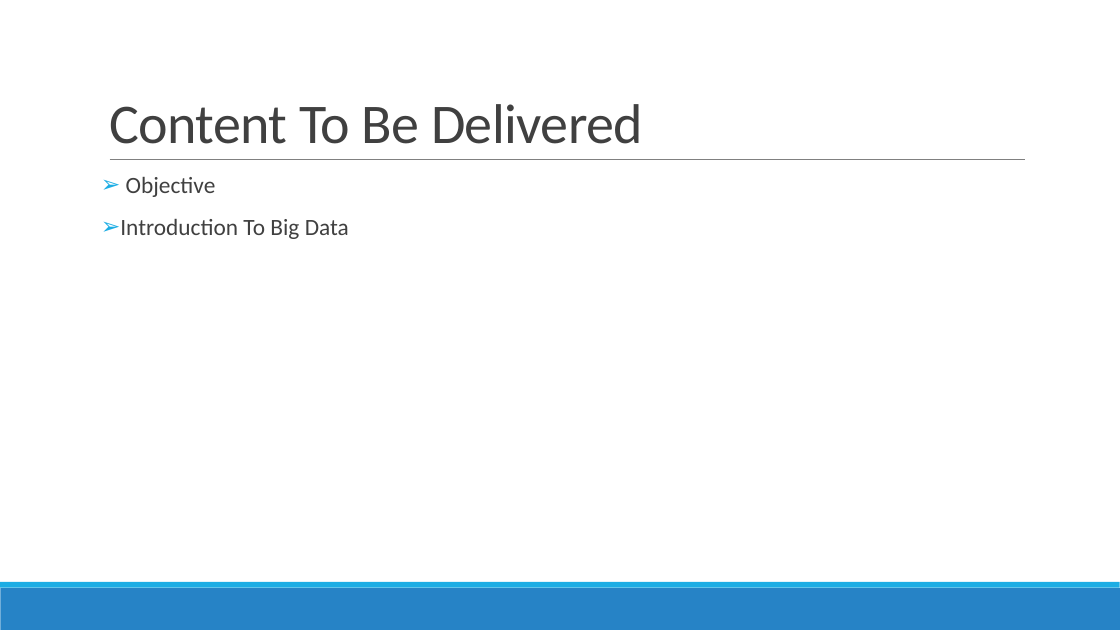
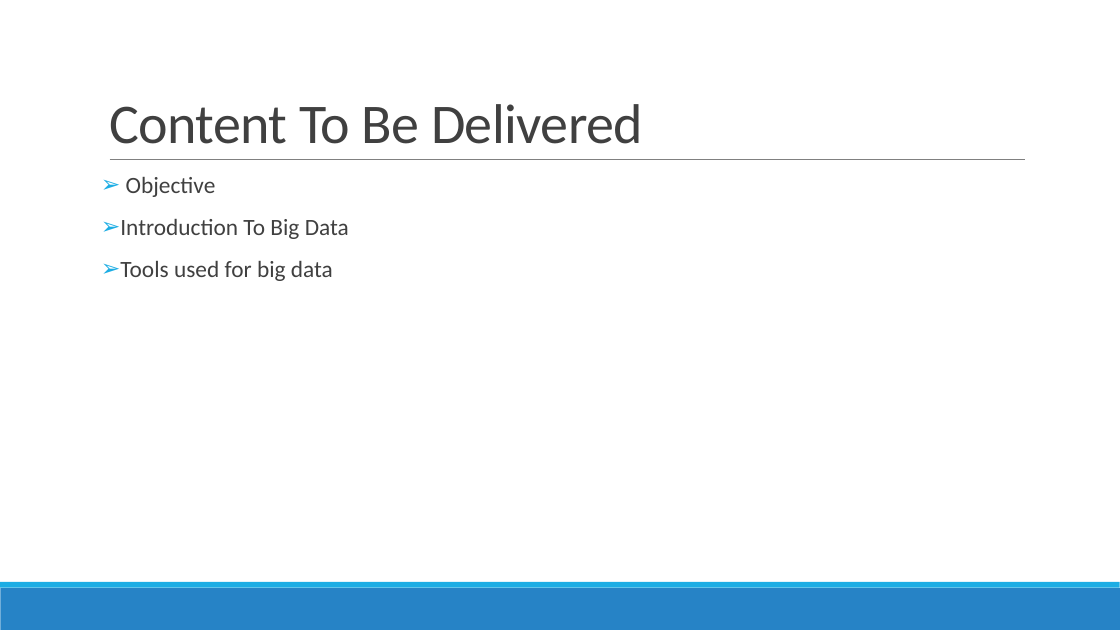
Before and after one commit to DistributedSystems-Fall2018-NEDUET/project-dist_sys, a slide deck: slide 4 of Project Interim Submission/Generic DS Framework.pptx. Drawn at 1120x630 pixels with LibreOffice and Linux fonts; fonts in the diff are those of the drawing. Boxes give left, top, right and bottom in pixels: in the first picture for what was removed or moved away, otherwise in the second. Text is boxed around its words. In the diff, an @@ line names an element or a change of style, - is before the commit and + after.

```diff
--- a/Project Interim Submission/Generic DS Framework.pptx
+++ b/Project Interim Submission/Generic DS Framework.pptx
@@ text at (120, 261, 333, 281): paragraph added @@
+➢ Tools used for big data
```
Also in this commit, not shown: 1 slide added.
